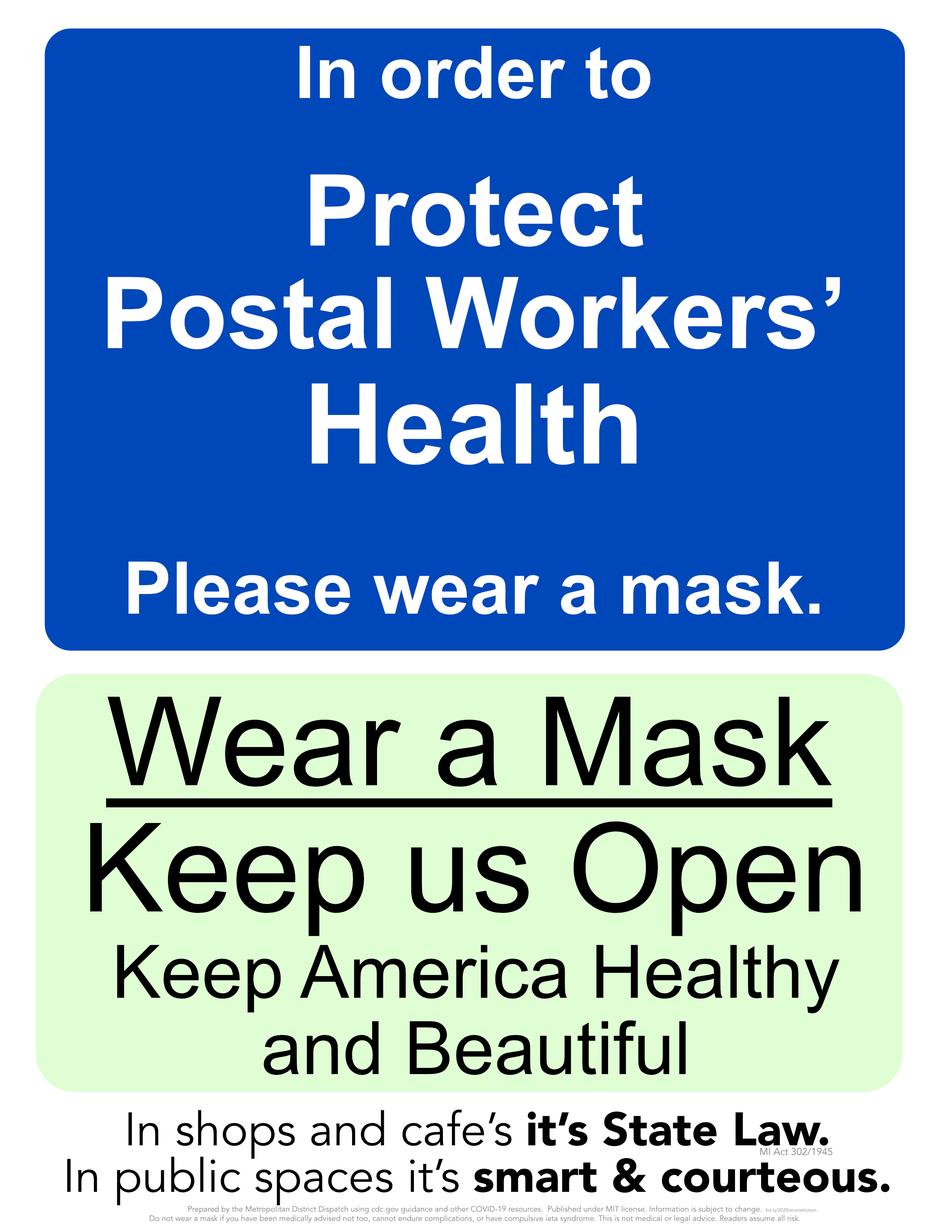
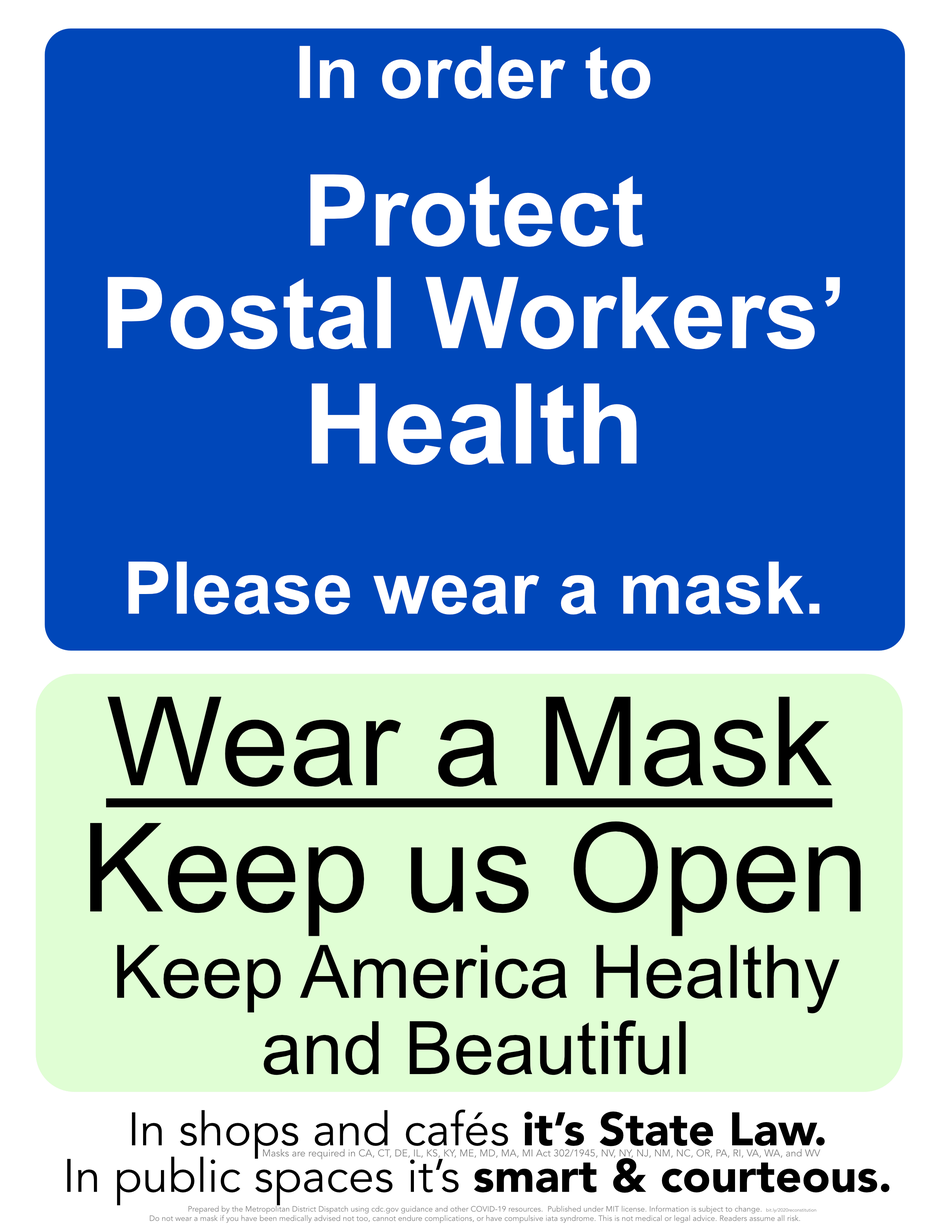
Revision of a layered 950 × 1229 image; what changed, layer by layer:
painted on (unnamed layer) (6th of 15, in (unnamed layer)) over (262, 1148, 833, 1160)
painted on (unnamed layer) (7th of 15, in (unnamed layer)) over (128, 1109, 829, 1160)
